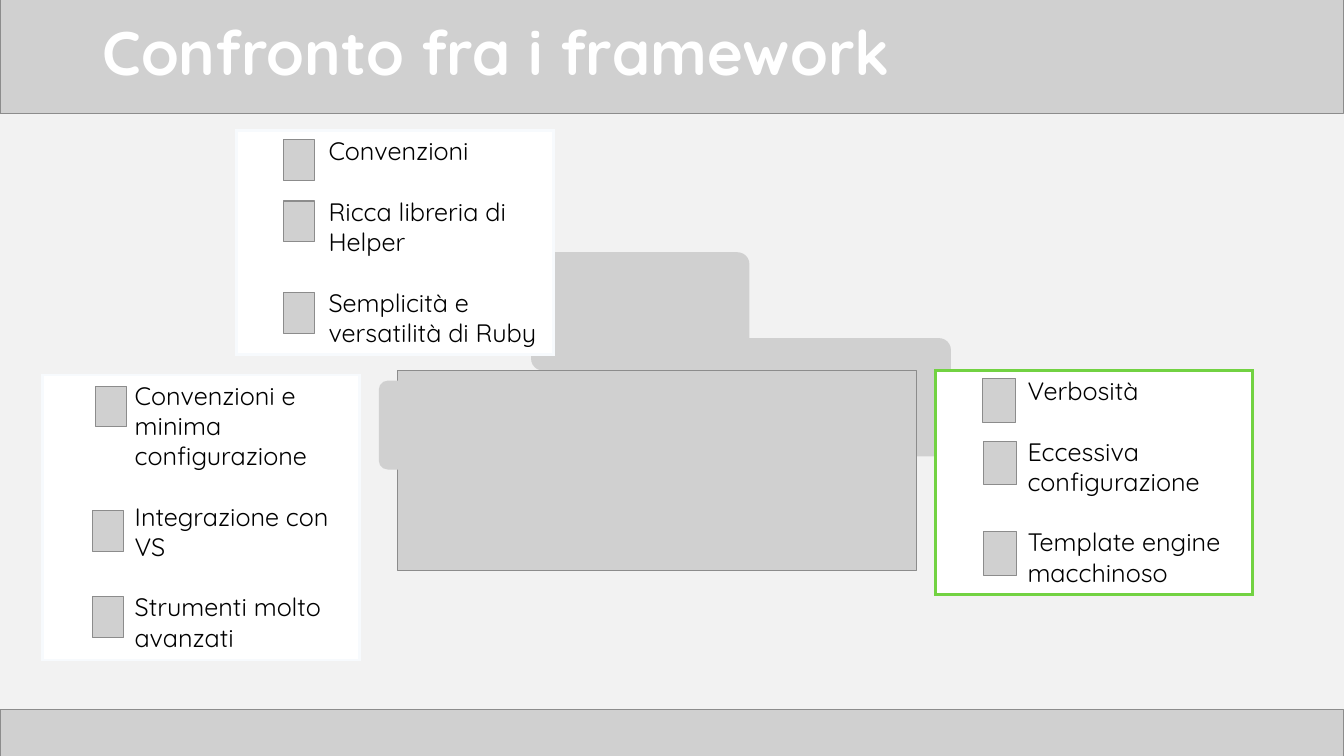
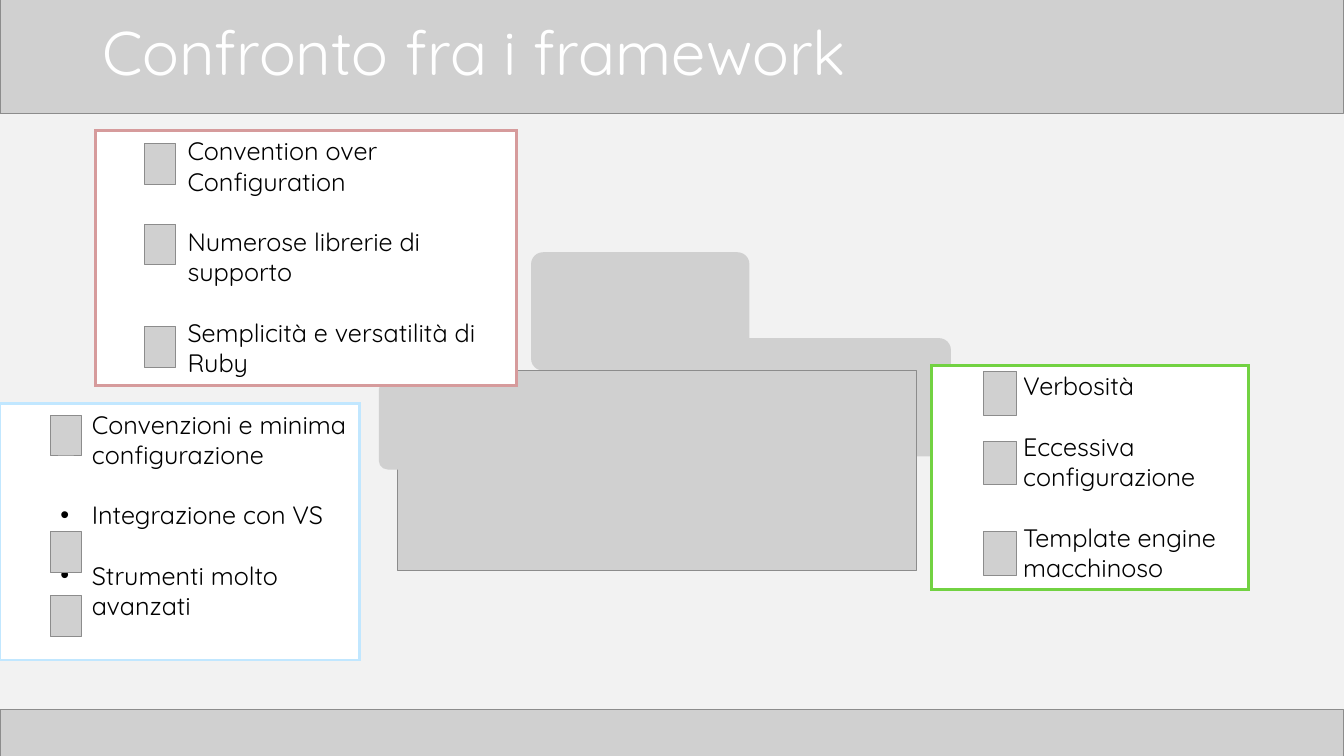
Before and after one commit to TTia/xblog-thesis, a slide deck: slide 10 of Presentazione.pptx. Drawn at 1344x756 pixels with LibreOffice and Linux fonts; fonts in the diff are those of the drawing; grey boxes stand for pictures. Boxes give left, top, right and bottom in pixels: in the first picture for what was removed or moved away, otherwise in the second. Text is boxed around its words. In the diff, an @@ line names an element or a change of style, - is before the commit and + after.

```diff
--- a/Presentazione.pptx
+++ b/Presentazione.pptx
@@ title "Confronto fra i framework" at bbox=[102, 30, 846, 75]: bold off @@
@@ rectangle "Convention over Configuration": place and size @@
-rectangle "Convention over Configuration" at bbox=[237, 131, 555, 355]
+rectangle "Convention over Configuration" at bbox=[96, 131, 517, 385]
@@ rectangle "Convention over Configuration" at bbox=[96, 131, 517, 385]: outline #B23333 2 pt to #D69B9C 2 pt @@
@@ picture: place and size @@
-picture at bbox=[283, 140, 315, 181]
+picture at bbox=[145, 144, 176, 186]
@@ text in rectangle at bbox=[188, 142, 421, 286]: text changed @@
-  • Convenzioni
-  • Ricca libreria di Helper
+  • Convention over Configuration
+  • Numerose librerie di supporto
@@ picture: place and size @@
-picture at bbox=[283, 201, 315, 242]
+picture at bbox=[145, 224, 176, 265]
@@ picture: place and size @@
-picture at bbox=[283, 292, 315, 334]
+picture at bbox=[145, 327, 176, 368]
@@ rectangle "Verbosità": place and size @@
-rectangle "Verbosità" at bbox=[936, 371, 1253, 595]
+rectangle "Verbosità" at bbox=[932, 366, 1249, 590]
@@ picture: place and size @@
-picture at bbox=[983, 379, 1016, 422]
+picture at bbox=[984, 372, 1017, 415]
@@ rectangle "Convenzioni e minima configurazione": place and size @@
-rectangle "Convenzioni e minima configurazione" at bbox=[43, 375, 361, 660]
+rectangle "Convenzioni e minima configurazione" at bbox=[0, 404, 360, 660]
@@ picture: place and size @@
-picture at bbox=[96, 386, 127, 427]
+picture at bbox=[50, 415, 82, 457]
@@ picture: place and size @@
-picture at bbox=[93, 510, 124, 552]
+picture at bbox=[50, 532, 82, 574]
@@ picture: place and size @@
-picture at bbox=[93, 597, 124, 638]
+picture at bbox=[50, 596, 82, 637]
```
Also in this commit, not shown: 16 other slides changed, 1 slide added, 7 other files.
